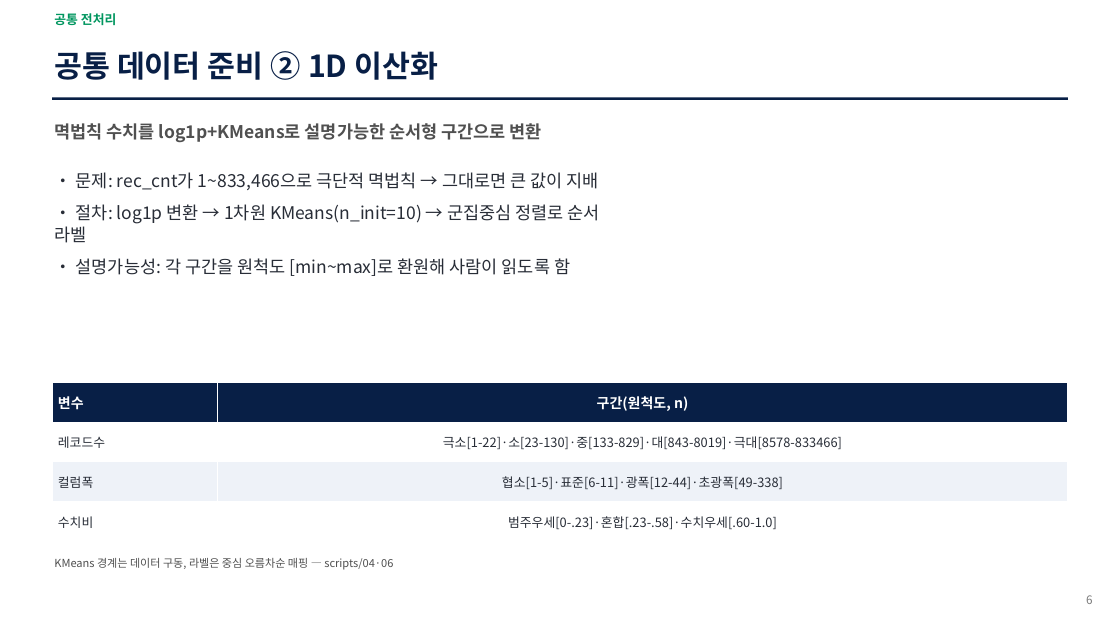
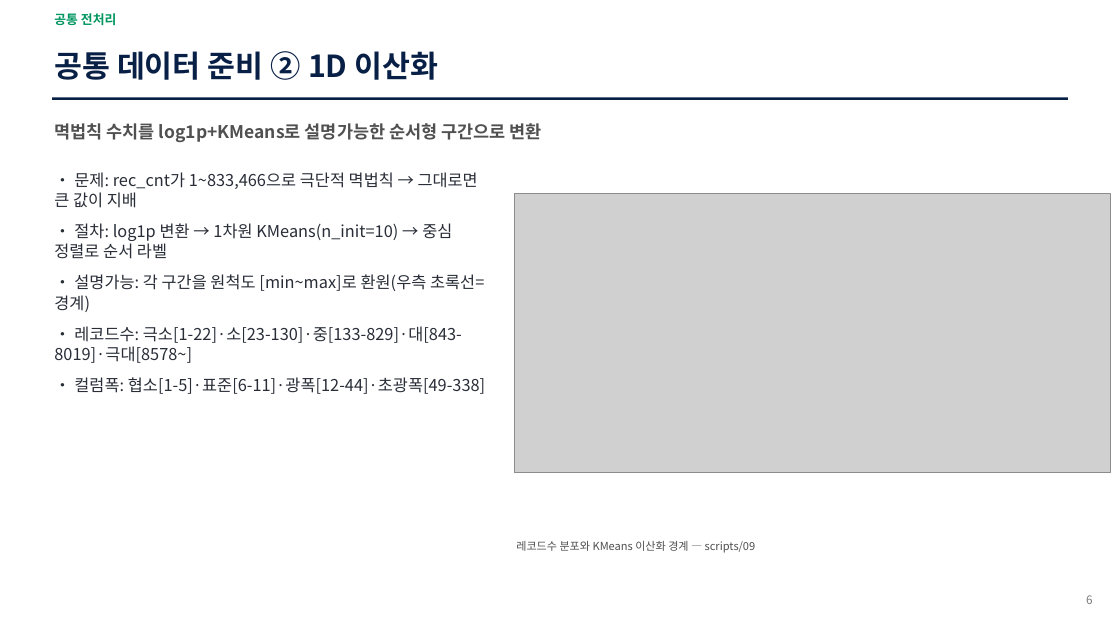
Before and after one commit to yimju/DataIntelligence-project, a slide deck: slide 6 of report/데이터지도_분석보고서.pptx. Drawn at 1120x630 pixels with LibreOffice and Linux fonts; fonts in the diff are those of the drawing; grey boxes stand for pictures. Boxes give left, top, right and bottom in pixels: in the first picture for what was removed or moved away, otherwise in the second. Text is boxed around its words. In the diff, an @@ line names an element or a change of style, - is before the commit and + after.

```diff
--- a/report/데이터지도_분석보고서.pptx
+++ b/report/데이터지도_분석보고서.pptx
@@ text at <box>54,172,478,208</box>: size 15 to 14 pt in "• 문제: rec_cnt가 1~833,466으로 극단적 멱법칙 → ..." @@
@@ picture added at <box>514,193,1111,473</box> @@
@@ text at <box>54,223,485,394</box>: text changed; size 15 to 14 pt @@
-• 절차: log1p 변환 → 1차원 KMeans(n_init=10) → 군집중심 정렬로 순서 라벨
-• 설명가능성: 각 구간을 원척도 [min~max]로 환원해 사람이 읽도록 함
+• 절차: log1p 변환 → 1차원 KMeans(n_init=10) → 중심 정렬로 순서 라벨
+• 설명가능: 각 구간을 원척도 [min~max]로 환원(우측 초록선=경계)
+• 레코드수: 극소[1-22]·소[23-130]·중[133-829]·대[843-8019]·극대[8578~]
+• 컬럼폭: 협소[1-5]·표준[6-11]·광폭[12-44]·초광폭[49-338]
@@ table removed at <box>52,382,1069,542</box>, 4 rows, 2 columns @@
-변수 | 구간(원척도, n)
-레코드수 | 극소[1-22]·소[23-130]·중[133-829]·대[843-8019]·극대[8578-833466]
-컬럼폭 | 협소[1-5]·표준[6-11]·광폭[12-44]·초광폭[49-338]
-수치비 | 범주우세[0-.23]·혼합[.23-.58]·수치우세[.60-1.0]
@@ text at <box>516,541,756,553</box>: text changed @@
-KMeans 경계는 데이터 구동, 라벨은 중심 오름차순 매핑 — scripts/04·06
+레코드수 분포와 KMeans 이산화 경계 — scripts/09
```
Also in this commit, not shown: 7 other slides changed, 3 slides added, 12 other files.
